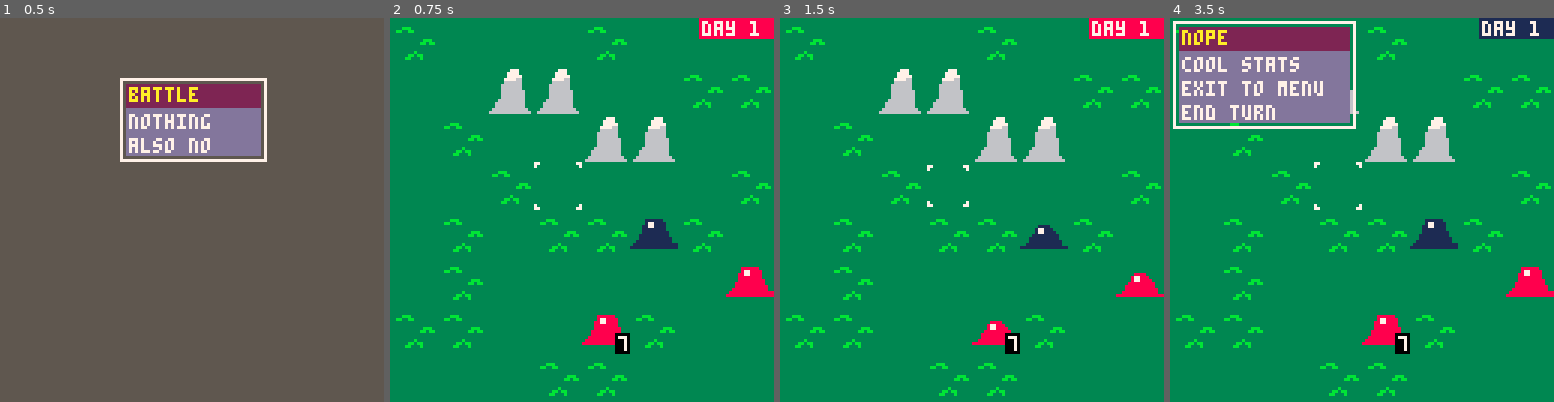
Above: before the commit, frames 1-4 (left to right).
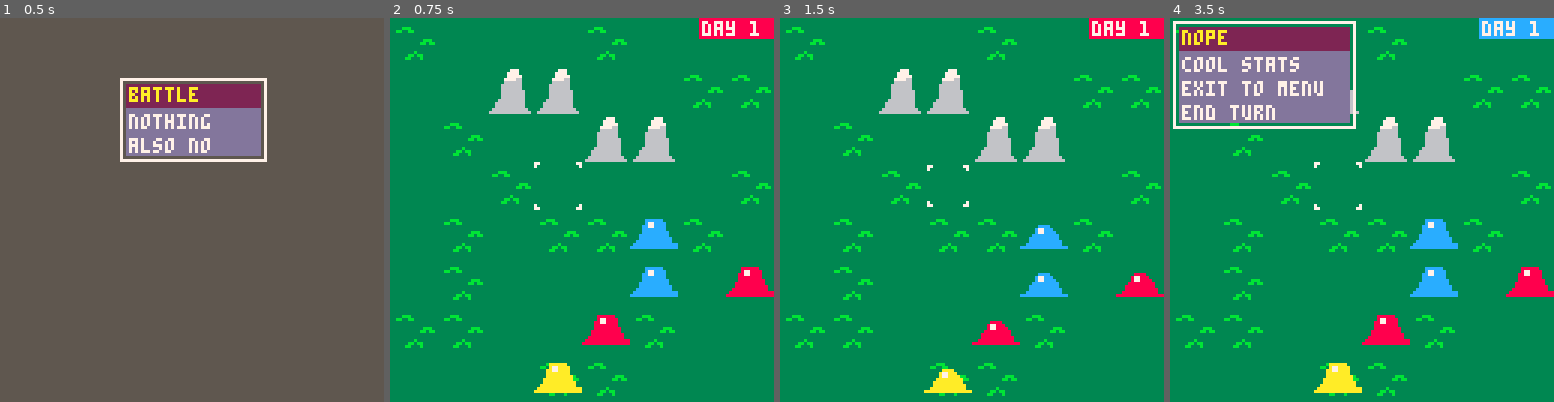
Above: after the commit, the same moments.

Repository: Cuttleshock/PICO-8-projects
Game: PICO-8 cartridge wars.p8
Two runs of this game, one before a commit and one after it. Both use one fixed random seed, a clock stepped at 60 frames per second and the inputs below.
Inputs:
- Up to frame 1 (0.5 s): tap X (X key) at 0.33 s
- Up to frame 2 (0.75 s): tap O (Z key) at 0.7 s
- Up to frame 3 (1.5 s): tap X (X key) at 1.07 s
- Up to frame 4 (3.5 s): hold Right 1.6-2.1 s; tap O (Z key) every 0.4 s from 1.7 to 3.3 s; tap X (X key) at 1.85, 2.97 s; hold Up 2.15-2.42 s; hold Right 2.47-3.03 s; hold Left from 3.08 s (still down)

Frame 1 is identical in both runs. In frame 2, 2.1% of the frame differs, in the area x 37-75%, y 52-98%; in frame 3, 1.6%; in frame 4, 2.9%, in the area x 37-100%, y 0-98%.

Commit message:
Test out other branches of clear_faction() by creating FACTION_GREEN and FACTION_YELLOW

Diff:
--- a/wars.p8
+++ b/wars.p8
@@ -16,15 +16,21 @@
 
 FACTION_RED=1001
 FACTION_BLUE=1002
+FACTION_GREEN=1003
+FACTION_YELLOW=1004
 
 faction_colours={
 	[FACTION_RED]=8,
-	[FACTION_BLUE]=1,
+	[FACTION_BLUE]=12,
+	[FACTION_GREEN]=11,
+	[FACTION_YELLOW]=10,
 }
 
 faction_names={
 	[FACTION_RED]='red',
 	[FACTION_BLUE]='blue',
+	[FACTION_GREEN]='green',
+	[FACTION_YELLOW]='yello',
 }
 
 MOVE_SLIME=2001
@@ -156,9 +162,13 @@
 	battle_turn=1
 	active_faction=1
 	make_unit(7,5,FACTION_RED,slime_base)
-	local hurt_slime=make_unit(4,6,FACTION_RED,slime_base)
-	hurt_slime.hp=65
+	make_unit(4,6,FACTION_RED,slime_base)
 	make_unit(5,4,FACTION_BLUE,slime_base)
+	make_unit(5,5,FACTION_BLUE,slime_base)
+	make_unit(8,3,FACTION_GREEN,slime_base)
+	make_unit(9,4,FACTION_GREEN,slime_base)
+	make_unit(3,7,FACTION_YELLOW,slime_base)
+	make_unit(4,8,FACTION_YELLOW,slime_base)
 	highlight={}
 	path={ cost=0 }
 	map_w=16
